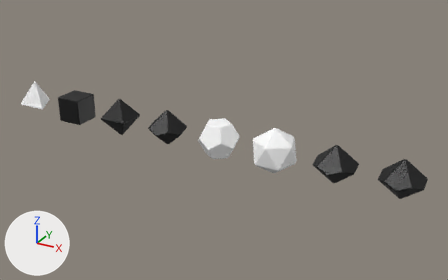
Before and after pictures for a commit that changed the glTF model dice/faithful/faithful.glb.
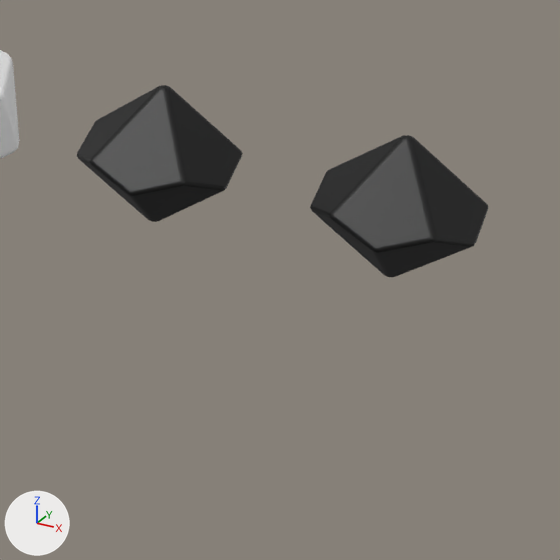
The first picture shows the older version from a camera (50 mm lens) standing at (25.71, -24.39, 12.19) and looking at (11.96, 0.61, -0.32). The close-ups show both versions on the part from 65% to 100% of the width and 43% to 99% of the height of that picture. The axes (+X, +Y, +Z) are drawn at lower left. The lights are the same throughout.

Objects in the first close-up: 'd20', 'd_percentile_10s', 'd_percentile_1s'.
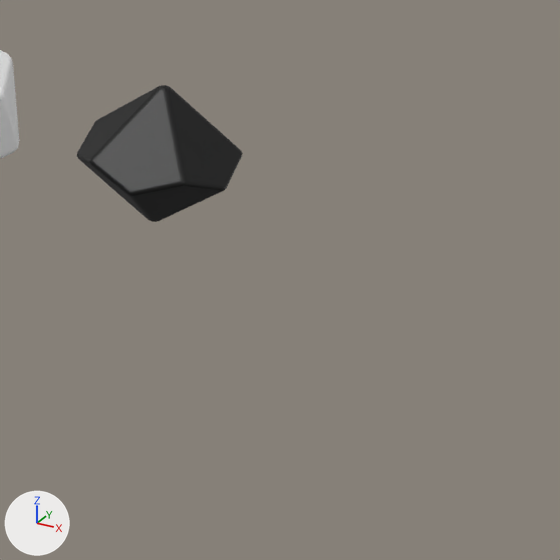
Pixel boxes [x1, y1, x2, y2] of what changed, in the close-ups (560 x 560 px):
'd_percentile_1s', deleted
    before: [310, 135, 488, 277]

The change, as a diff of the scene's bpy script:
```diff
--- a/dice/faithful/faithful.glb.py
+++ b/dice/faithful/faithful.glb.py
@@ ob_d_percentile_1s @@
-ob_d_percentile_1s = bpy.data.objects.new('d_percentile_1s', me_d10_001)
-ob_d_percentile_1s.location = (21.0, 0.0, 0.0)
```
